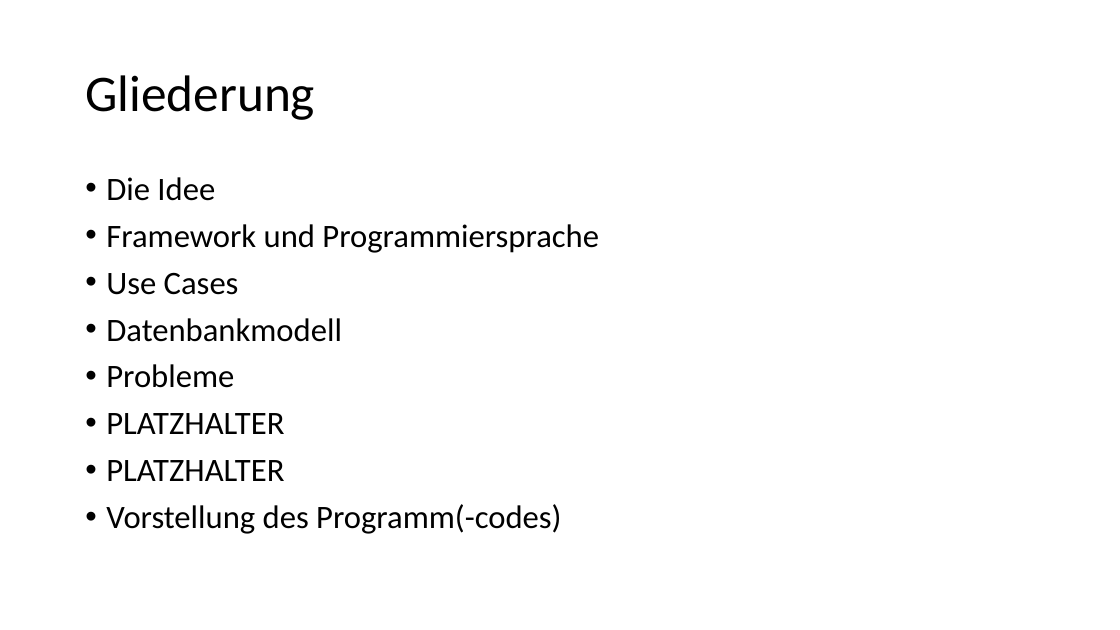
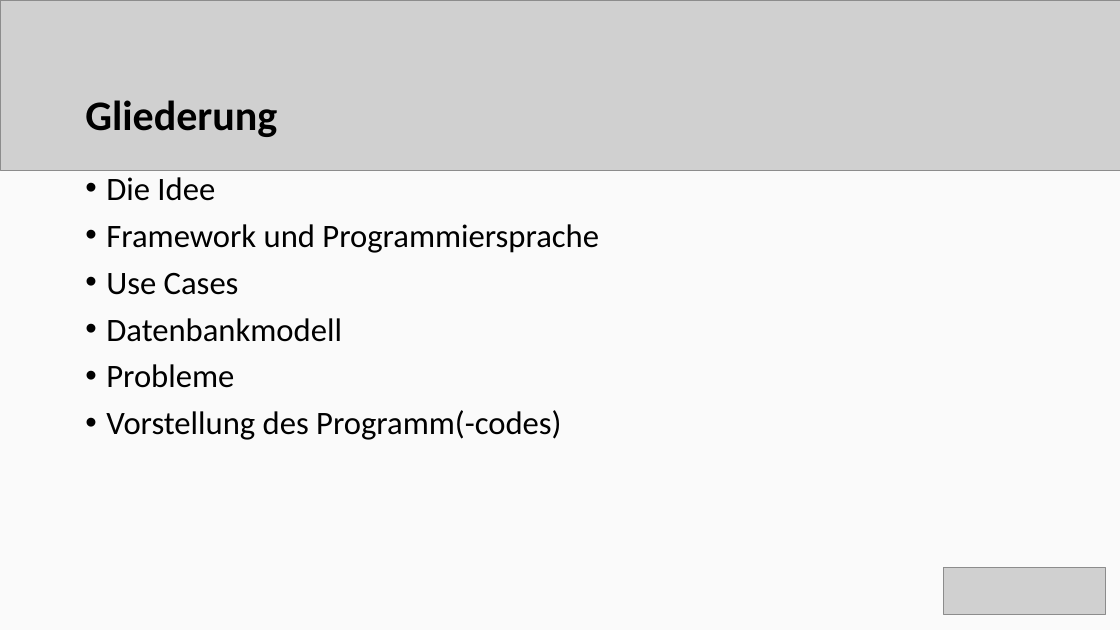
Before and after one commit to AadrianMay/09-eLearning-App, a slide deck: slide 2 of Präsentation.pptx. Drawn at 1120x630 pixels with LibreOffice and Linux fonts; fonts in the diff are those of the drawing; grey boxes stand for pictures. Boxes give left, top, right and bottom in pixels: in the first picture for what was removed or moved away, otherwise in the second. Text is boxed around its words. In the diff, an @@ line names an element or a change of style, - is before the commit and + after.

```diff
--- a/Präsentation.pptx
+++ b/Präsentation.pptx
@@ background #FFFFFF to #FAFAFA @@
@@ picture added at box(0, 0, 1120, 171) @@
@@ title "Gliederung" at box(85, 100, 277, 137): size 44 to 36 pt, bold on @@
@@ text at box(106, 413, 284, 481): paragraphs removed @@
-• PLATZHALTER
-• PLATZHALTER
@@ picture added at box(944, 568, 1106, 615) @@
```
Also in this commit, not shown: 8 other slides changed, 1 other file.
